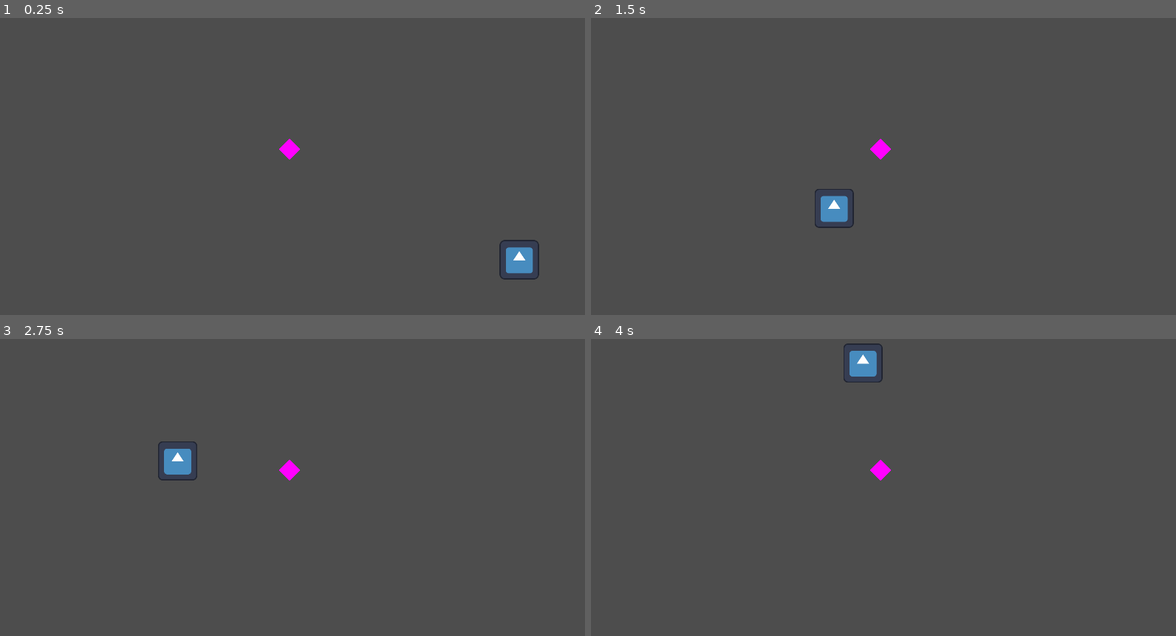
Above: before the commit, frames 1-4 (two rows, left to right).
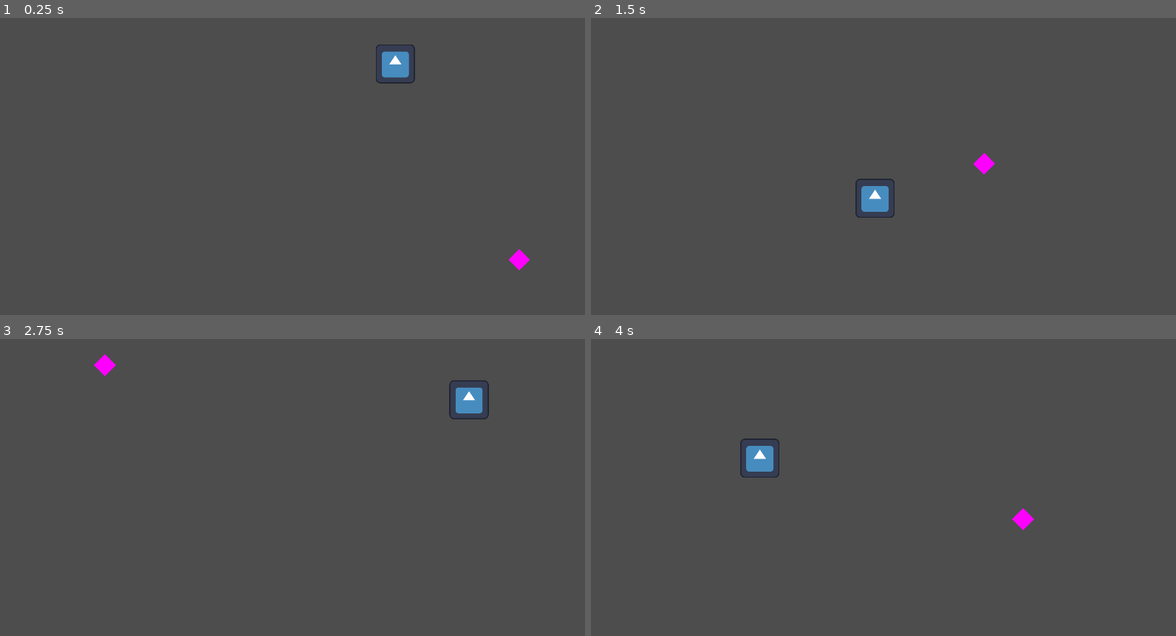
Above: after the commit, the same moments.

Repository: stokatyan/godot-ai
Game: Godot game, scene res://TestGame/PickupCoinGame.tscn
Same seed, same stepped clock (60 frames per second), same inputs: the game is played once before the commit and once after it. The engine's default icon, where the game draws it, is replaced by a stand-in: a white triangle on a blue panel in a dark square.
Inputs:
- Up to frame 1 (0.25 s): no input
- Up to frame 2 (1.5 s): tap Enter at 0.5 s; hold D 0.53-1.28 s; hold Enter 0.53-1.28 s; tap 1 at 0.8, 1.35 s; hold S from 1.28 s (still down)
- Up to frame 3 (2.75 s): tap 2 at 1.55, 2.1 s; release S at 2.03 s; hold D from 2.03 s (still down); hold Enter from 2.03 s (still down)
- Up to frame 4 (4 s): release D at 2.78 s; release Enter at 2.78 s; hold Up 2.78-3.53 s; tap Enter at 2.85 s; tap 1 at 3.05, 3.6 s; tap Space at 3.5 s; hold A from 3.53 s (still down); tap 2 at 3.8 s

The runs differ from the first frame. In frame 1, 1.2% of the frame differs, in the area x 47-93%, y 8-89%; in frame 2, 1.3%; in frame 3, 1.3%, in the area x 16-84%, y 5-48%; in frame 4, 1.3%.
Error in both runs: Cannot call method 'poll' on a null value. (res://AI/AIServerTCP.gd:40)

Commit message:
Able to run simulations in parallel

Diff:
--- a/godot-ai-client/TestGame/PCGSimulation.gd
+++ b/godot-ai-client/TestGame/PCGSimulation.gd
@@ -7,10 +7,9 @@
 
 var _map_size = Vector2(1500.0, 800.0)
 
-
 func new_game():
 	hero_position = Vector2(randf_range(-_map_size.x/2, _map_size.x/2), randf_range(-_map_size.y/2, _map_size.y/2))
-	hero_position = Vector2(randf_range(-_map_size.x/2, _map_size.x/2), randf_range(-_map_size.y/2, _map_size.y/2))
+	coin_position = Vector2(randf_range(-_map_size.x/2, _map_size.x/2), randf_range(-_map_size.y/2, _map_size.y/2))
 	if is_game_complete():
 		new_game()
 
--- a/godot-ai-client/TestGame/PickupCoinGame.gd
+++ b/godot-ai-client/TestGame/PickupCoinGame.gd
@@ -4,17 +4,19 @@
 @export var coin: Node2D
 @export var _ai_tcp: AIServerTCP
 
-var _map_size = Vector2(1500, 800)
-
 var move_speed = 500
 
 var _is_loop_training = false
 var _is_testing = false
 
-var _simulation = PCGSimulation.new()
+var _simulation_count = 100
+var _simulations: Array[PCGSimulation] = []
 
 # Called when the node enters the scene tree for the first time.
 func _ready():
+	for i in range(_simulation_count):
+		_simulations.append(PCGSimulation.new())
+
 	_new_simulations()
 
 func _input(event):
@@ -29,7 +31,7 @@
 			if _is_loop_training or _is_testing:
 				return
 			_is_testing = true
-			var result = await _get_batch_from_playing_round(true)
+			var _result = await _get_batch_from_playing_round([_simulations[0]], true)
 			_is_testing = false
 
 		KEY_N:
@@ -37,18 +39,18 @@
 		KEY_UP:
 			_setup_ai()
 		KEY_1: # Get and Apply action
-			var current_state = _simulation.get_game_state()
+			var current_state = _simulations[0].get_game_state()
 			var start_time = Time.get_ticks_msec()
 			var action = await _ai_tcp.get_action(current_state)
 			var _time_elapsed = (Time.get_ticks_msec() - start_time) / 1000.0
-			_simulation.move_hero(action[1], action[0], _display_simulation)
+			_simulations[0].move_hero(action[1], action[0], _display_simulation)
 		KEY_2: # Get and Submit batch
-			var replays = await _get_batch_from_playing_round(false)
-			var response = await _ai_tcp.submit_batch_replay(replays)
+			var replays = await _get_batch_from_playing_round(_simulations, false)
+			var _response = await _ai_tcp.submit_batch_replay(replays)
 		KEY_3: # Start training loop
 			_loop_train()
 
-func _physics_process(delta):
+func _physics_process(_delta):
 	var apply_move = false
 	var move_vector: Vector2 = Vector2.ZERO
 
@@ -66,8 +68,8 @@
 		move_vector += Vector2.RIGHT
 
 	if apply_move:
-		_simulation.move_hero(1.0, move_vector.angle(), _display_simulation)
-		if _simulation.is_game_complete():
+		_simulations[0].move_hero(1.0, move_vector.angle(), _display_simulation)
+		if _simulations[0].is_game_complete():
 			_new_simulations()
 			return
 
@@ -78,45 +80,53 @@
 	result = await _ai_tcp.init_agent(4, 2, 256, 40)
 	_ai_tcp.load_agent(1)
 
-func _get_batch_from_playing_round(deterministic: bool) -> Array[Replay]:
+func _get_batch_from_playing_round(simulations: Array[PCGSimulation], deterministic: bool) -> Array[Replay]:
 	_new_simulations()
-	var batch: Array[Replay] = []
-	var start_time = Time.get_ticks_msec()
+	var batch_replay: Array[Replay] = []
 	var average_reward = 0
 
-	while Time.get_ticks_msec() - start_time < 1000.0:
-		var score_before = _simulation.get_score()
-		var state = _simulation.get_game_state()
-		var actions = await _ai_tcp.get_batch_actions([state], deterministic)
-		var action = actions[0] # Since we are not simulating in parallel, there is only 1 action
-		_simulation.move_hero(action[1], action[0], _display_simulation)
-		var state_ = _simulation.get_game_state()
-		var is_done = _simulation.is_game_complete()
-		var score_after = _simulation.get_score()
-		var reward = score_after - score_before
-		#if is_done:
-			#reward += 50
-		var replay = Replay.new(state, action, reward, state_, is_done)
-		batch.append(replay)
-		average_reward = reward
+	for step in range(10):
+		var scores_before: Array[float] = []
+		var batch_state: Array = []
+		for sim in _simulations:
+			var score_before = sim.get_score()
+			scores_before.append(score_before)
+			var state = sim.get_game_state()
+			batch_state.append(state)
 
-		if is_done:
-			break
+		var actions = await _ai_tcp.get_batch_actions(batch_state, deterministic)
 
-	average_reward /= float(batch.size())
+		for simulation_index in range(_simulations.size()):
+			var sim = _simulations[simulation_index]
+			var action = actions[simulation_index] # Since we are not simulating in parallel, there is only 1 action
+			sim.move_hero(action[1], action[0], null)
+			var state_ = sim.get_game_state()
+			var is_done = sim.is_game_complete()
+			var score_after = sim.get_score()
+			var reward = score_after - scores_before[simulation_index]
+
+			var replay = Replay.new(batch_state[simulation_index], action, reward, state_, is_done)
+			batch_replay.append(replay)
+			average_reward = reward
+			if is_done:
+				sim.new_game()
+
+		_display_simulation(_simulations[0])
+
+	average_reward /= float(batch_replay.size())
 	if deterministic:
 		print("Average Reward: " + str(average_reward))
 
-	return batch
+	return batch_replay
 
 func _loop_train():
 	if _is_loop_training:
 		return
 
 	_is_loop_training = true
-	var replays = await _get_batch_from_playing_round(false)
-	var response = await _ai_tcp.submit_batch_replay(replays)
-	response = await _ai_tcp.train(10, true, true)
+	var replays = await _get_batch_from_playing_round(_simulations, false)
+	var _response = await _ai_tcp.submit_batch_replay(replays)
+	_response = await _ai_tcp.train(10, true, true)
 
 	_is_loop_training = false
 	if Input.is_key_pressed(KEY_ENTER):
@@ -129,5 +139,9 @@
 	coin.position = sim.coin_position
 
 func _new_simulations():
-	_simulation.new_game()
-	_display_simulation(_simulation)
+	if _simulations.is_empty():
+		return
+	for sim in _simulations:
+		sim.new_game()
+
+	_display_simulation(_simulations[0])
Not shown, changed: godot-ai-client/checkpoints/model-1.pt
